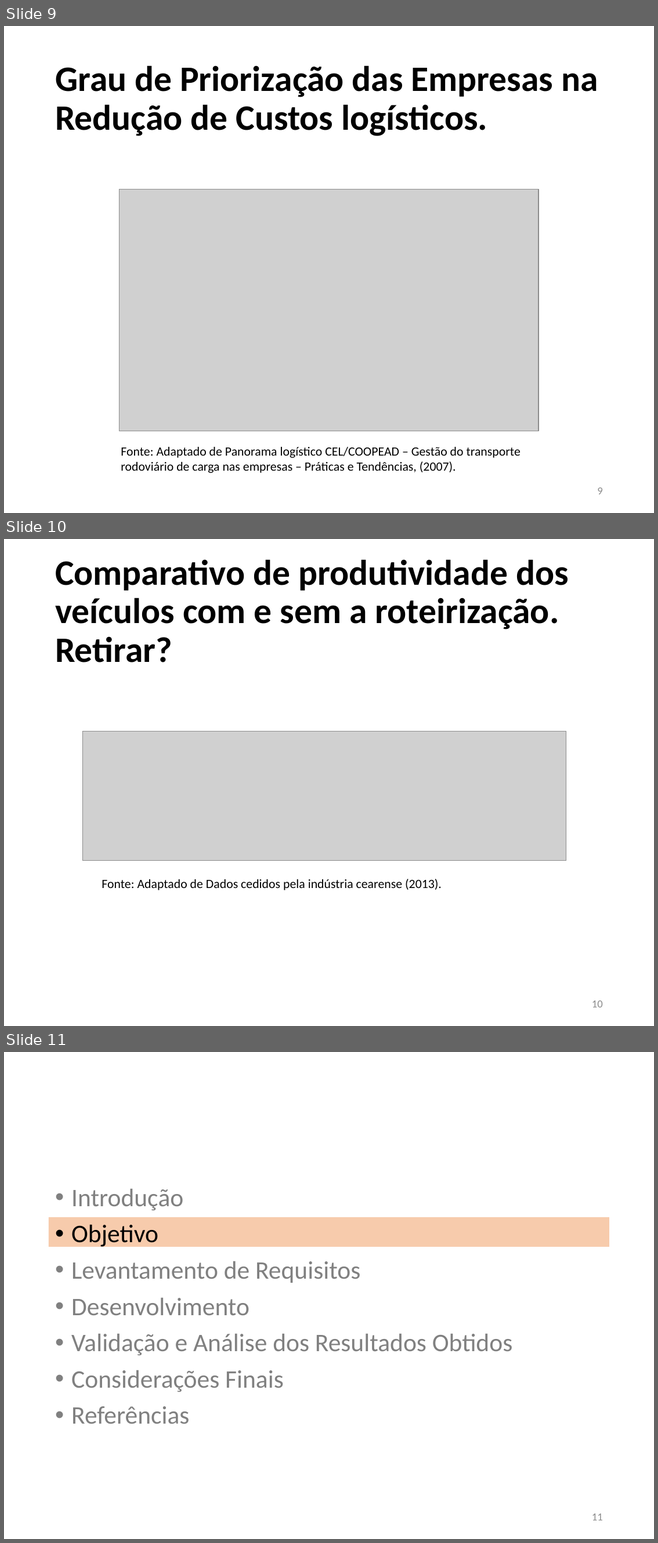
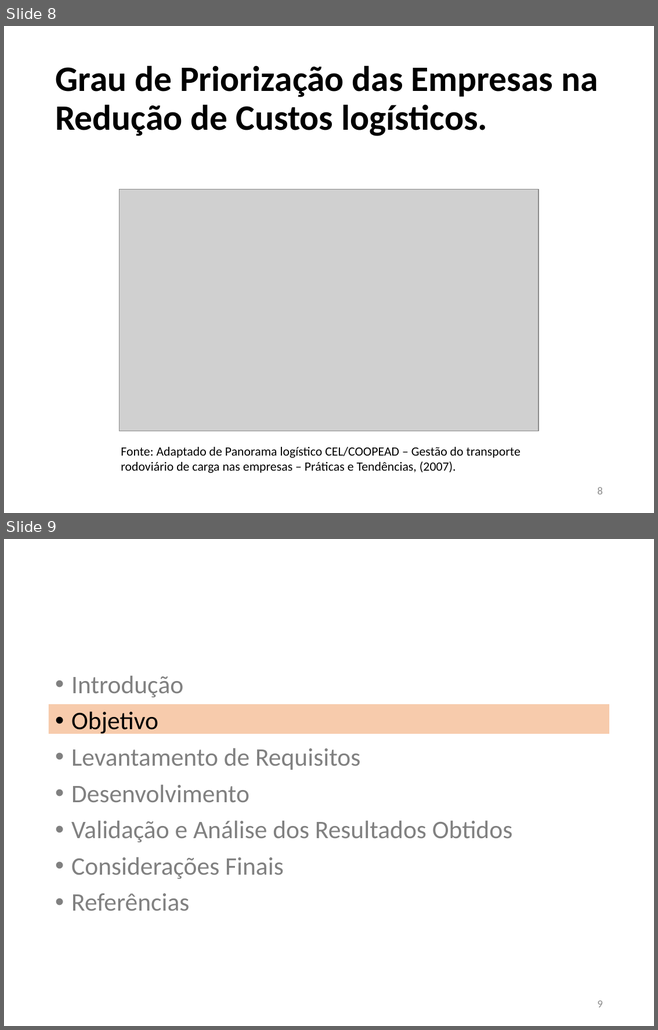
Before and after one commit to JoaoVFG/documentacaoTG, a slide deck: APRESENTAÇÃO JOAO VITOR.pptx. Shown one above the other, each under a label of ours: slides 9, 10 and 11 before the commit, slides 8 and 9 after it. The pictures are 658x1543 and 658x1030 pixels, drawn with LibreOffice and Linux fonts; fonts in the diff are those of the drawing; grey boxes stand for pictures. Boxes give left, top, right and bottom in pixels: in the first picture for what was removed or moved away, otherwise in the second. Text is boxed around its words. In the diff, an @@ line names an element or a change of style, - is before the commit and + after.

```diff
--- a/APRESENTAÇÃO JOAO VITOR.pptx
+++ b/APRESENTAÇÃO JOAO VITOR.pptx
@@ slide 10 removed at box(4, 539, 654, 1026), background #FFFFFF @@
@@ title removed at box(55, 559, 568, 663) @@
-Comparativo de produtividade dos veículos com e sem a roteirização.
-Retirar?
@@ picture removed at box(83, 732, 566, 860) @@
@@ text removed at box(101, 879, 441, 890) @@
-Fonte: Adaptado de Dados cedidos pela indústria cearense (2013).
@@ page number removed at box(592, 1001, 603, 1008) @@
-10
@@ what was slide 9 is now slide 8 @@
@@ page number at box(597, 487, 602, 495): text changed @@
-9
+8
@@ what was slide 11 is now slide 9 @@
@@ page number at box(597, 1001, 602, 1008): text changed @@
-11
+9
```
Also in this commit, not shown: 7 slides changed, 1 slide added, 1 other slide removed, 3 other files.
